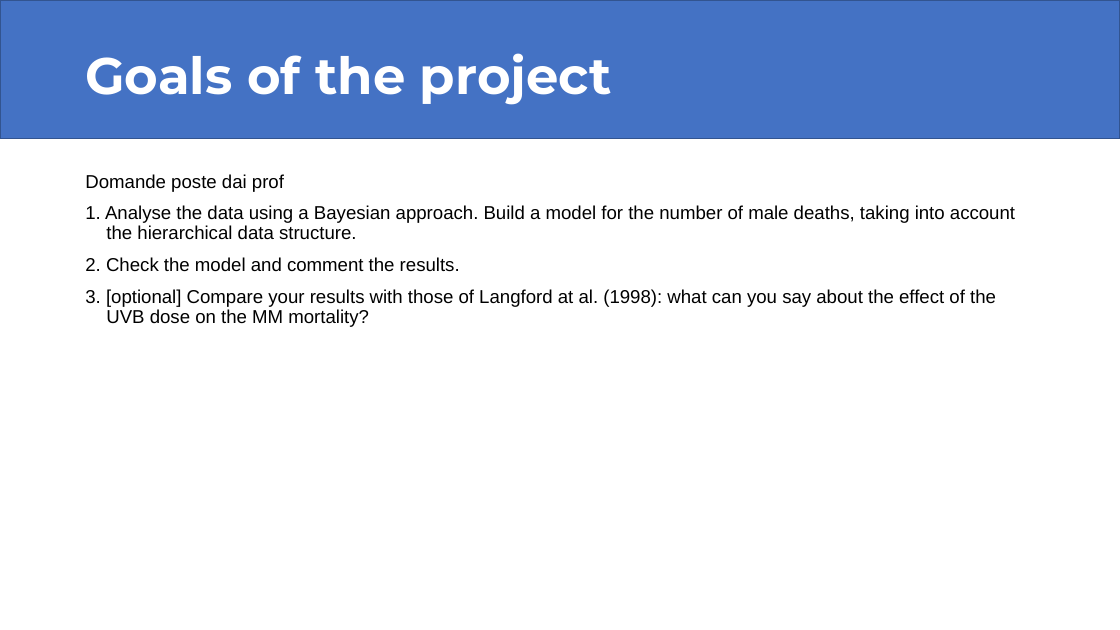
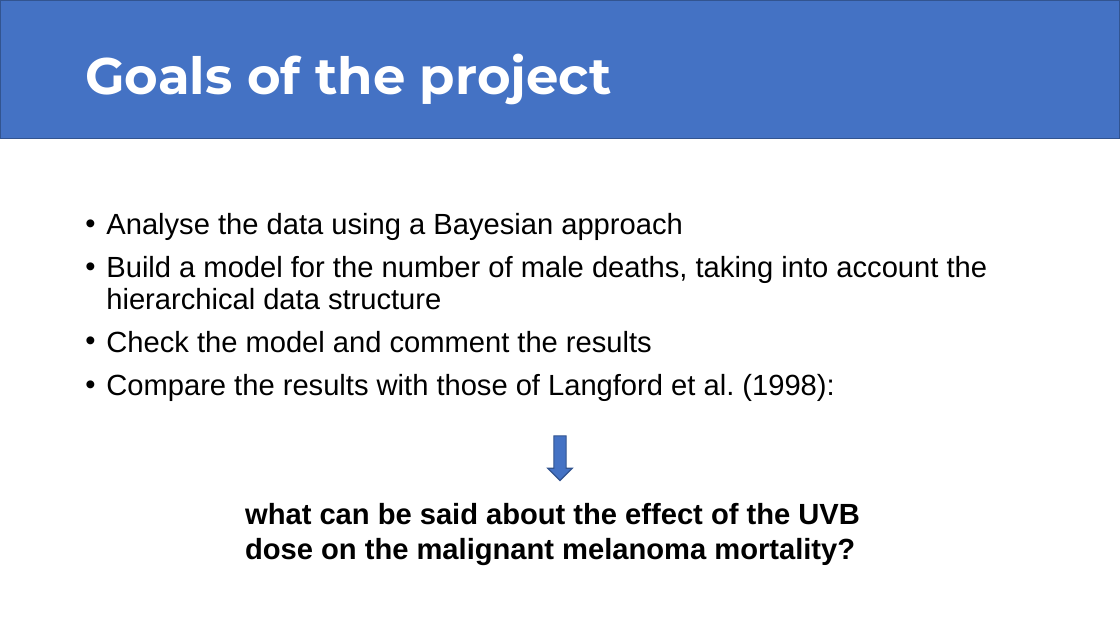
Before and after one commit to saraserafino/UVB-exposure-on-melanoma-mortality, a slide deck: slide 2 of UVB-exposure-on-melanoma-mortality.pptx. Drawn at 1120x630 pixels with LibreOffice and Linux fonts; fonts in the diff are those of the drawing. Boxes give left, top, right and bottom in pixels: in the first picture for what was removed or moved away, otherwise in the second. Text is boxed around its words. In the diff, an @@ line names an element or a change of style, - is before the commit and + after.

Commit message:
updated ppt

```diff
--- a/UVB-exposure-on-melanoma-mortality.pptx
+++ b/UVB-exposure-on-melanoma-mortality.pptx
@@ text at box(106, 213, 987, 401): text changed; size 16 to 25 pt @@
-Domande poste dai prof
-1. Analyse the data using a Bayesian approach. Build a model for the number of male deaths, taking into account the hierarchical data structure.
-2. Check the model and comment the results.
-3. [optional] Compare your results with those of Langford at al. (1998): what can you say about the effect of the UVB dose on the MM mortality?
+• Analyse the data using a Bayesian approach
+• Build a model for the number of male deaths, taking into account the hierarchical data structure
+• Check the model and comment the results
+• Compare the results with those of Langford et al. (1998):
@@ down arrow added at box(548, 436, 572, 481), fill #4472C4, outline #325491 1 pt @@
@@ text added at box(245, 503, 860, 565), 25 pt, text #000000, bold @@
+what can be said about the effect of the UVB dose on the malignant melanoma mortality?
```
Also in this commit, not shown: 8 other slides changed, 11 slides added, 4 slides removed, 10 other files.
